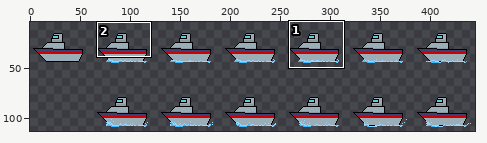
File history of a sprite sheet, assets/sprites/boat-Sheet.png. The picture above shows the old version from afar; the outline marks the close-up.
Close-up. As it was:
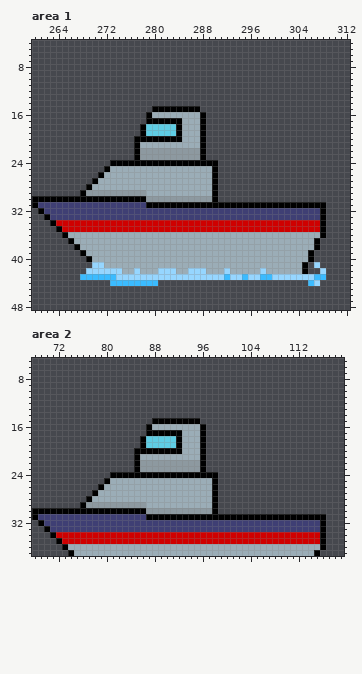
The file is 448x128 pixels. Shown: area 1: x 260..312, y 4..48; area 2: x 68..119, y 5..37. The wide view leaves out empty margins. The commit also changed other parts of the picture, which this record leaves out.
The same view after the edit:
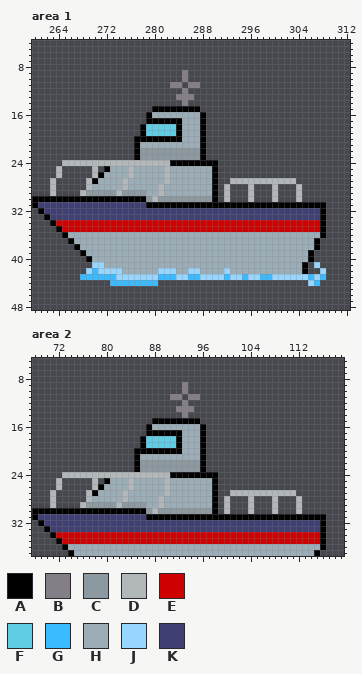
Palette (. is transparent): A #000000  B #847e87  C #8d99a0  D #b2b7ba  E #cf0000  F #5fcde4  G #3bbbff  H #9badb7  J #96d6ff  K #3f3f74
Difference:
Changed rows in their new state; - is an unchanged pixel.
Area 1:
first column x 283:
 9 --B--
10 --B--
11 BB-BB
12 --B--
13 -BBB-
14 --B--
first column x 263:
24 --DDDDDDDDDDDDDDDDDD----------------------
25 -D-----D-----D-----D----------------------
26 -D-----D-----D-----D----------------------
27 D-----D-----D------D----------DDDDDDDDDDD-
28 D-----D-----D-----D----------D---D---D---D
29 D----D-----D------D----------D---D---D---D
30 -----------------D-----------D---D---D---D
first column x 270:
42 G------H----------H---------H---------
43 -----------GGG--GG------------------GJ
44 ------------------------------------JG
Area 2:
first column x 91:
 9 --B--
10 --B--
11 BB-BB
12 --B--
13 -BBB-
14 --B--
first column x 71:
24 --DDDDDDDDDDDDDDDDDD----------------------
25 -D-----D-----D-----D----------------------
26 -D-----D-----D-----D----------------------
27 D-----D-----D------D----------DDDDDDDDDDD-
28 D-----D-----D-----D----------D---D---D---D
29 D----D-----D------D----------D---D---D---D
30 -----------------D-----------D---D---D---D
